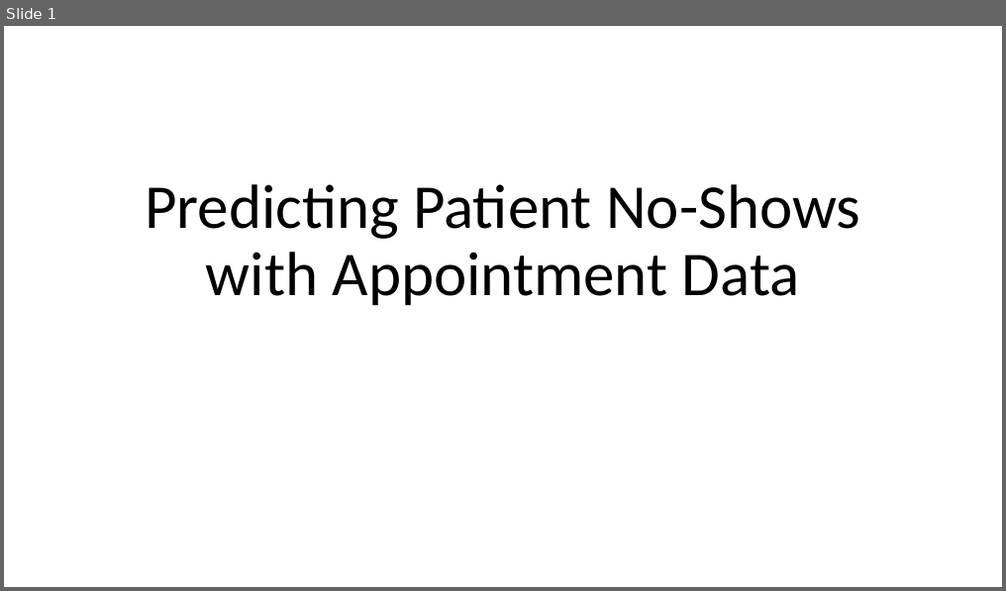
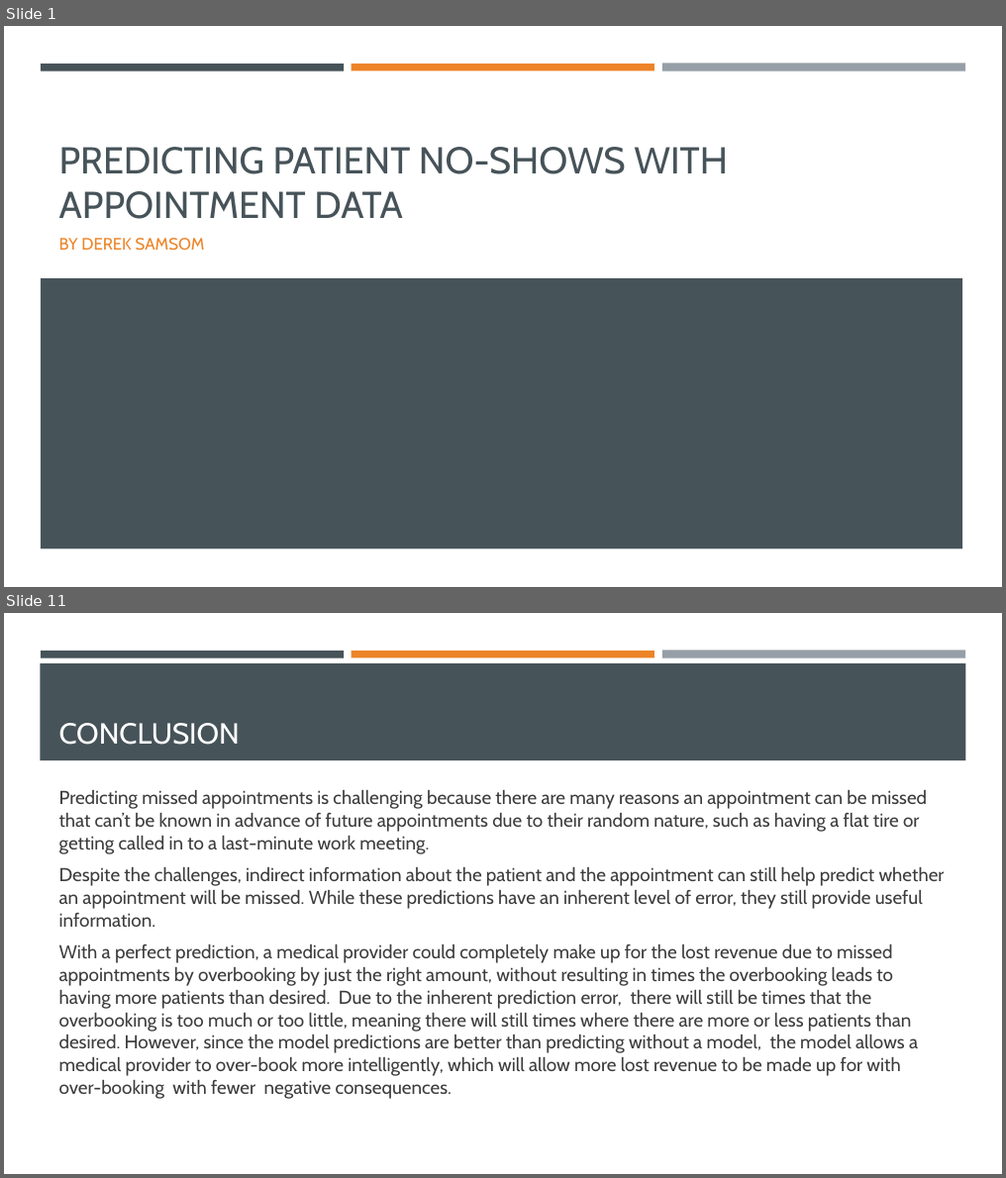
Before and after one commit to DerekSamsom/Capstone, a slide deck: Appointments_Presentation.pptx. Shown one above the other, each under a label of ours: slide 1 before the commit, slides 1 and 11 after it; the slides between them are not shown. The pictures are 1006x591 and 1006x1178 pixels, drawn with LibreOffice and Linux fonts; fonts in the diff are those of the drawing. Boxes give left, top, right and bottom in pixels: in the first picture for what was removed or moved away, otherwise in the second. Text is boxed around its words. In the diff, an @@ line names an element or a change of style, - is before the commit and + after.

Commit message:
Adding Final Draft of Appointment Capstone report and slide deck

```diff
--- a/Appointments_Presentation.pptx
+++ b/Appointments_Presentation.pptx
@@ slide 11 added at bbox=[4, 613, 1002, 1174], background #FFFFFF; not listed: 3 template elements that a slide beside it also shows @@
@@ rectangle added at bbox=[40, 663, 966, 761], fill #465359 @@
@@ title added at bbox=[59, 723, 240, 745], 28 pt, text #FFFFFF @@
+CONCLUSION
@@ text added at bbox=[59, 790, 944, 1099], 18 pt, text #3D3D3D @@
+Predicting missed appointments is challenging because there are many reasons an appointment can be missed that can’t be known in advance of future appointments due to their random nature, such as having a flat tire or getting called in to a last-minute work meeting.
+Despite the challenges, indirect information about the patient and the appointment can still help predict whether an appointment will be missed. While these predictions have an inherent level of error, they still provide useful information.
+With a perfect prediction, a medical provider could completely make up for the lost revenue due to missed appointments by overbooking by just the right amount, without resulting in times the overbooking leads to having more patients than desired. Due to the inherent prediction error, there will still be times that the overbooking is too much or too little, meaning there will still times where there are more or less patients than desired. However, since the model predictions are better than predicting without a model, the model allows a medical provider to over-book more intelligently, which will allow more lost revenue to be made up for with over-booking with fewer negative consequences.
@@ slide 1 changed as well @@
@@ rectangle added at bbox=[41, 64, 344, 71], fill #465359 @@
@@ rectangle added at bbox=[351, 64, 654, 71], fill #ED8428 @@
@@ rectangle added at bbox=[662, 64, 965, 72], fill #969FA7 @@
@@ title at bbox=[59, 147, 728, 219]: text changed; size 60 to 36 pt; font Calibri to Cabin; text colour #000000 to #465359 @@
-Predicting Patient No-Shows with Appointment Data
+PREDICTING PATIENT NO-SHOWS WITH APPOINTMENT DATA
@@ subtitle added at bbox=[59, 238, 205, 251], 16 pt, text #ED8428 @@
+BY DEREK SAMSOM
@@ rectangle added at bbox=[41, 278, 963, 549], fill #465359 @@
```
Also in this commit, not shown: 4 other slides changed, 5 other slides added, 6 slides removed, 2 other files.
